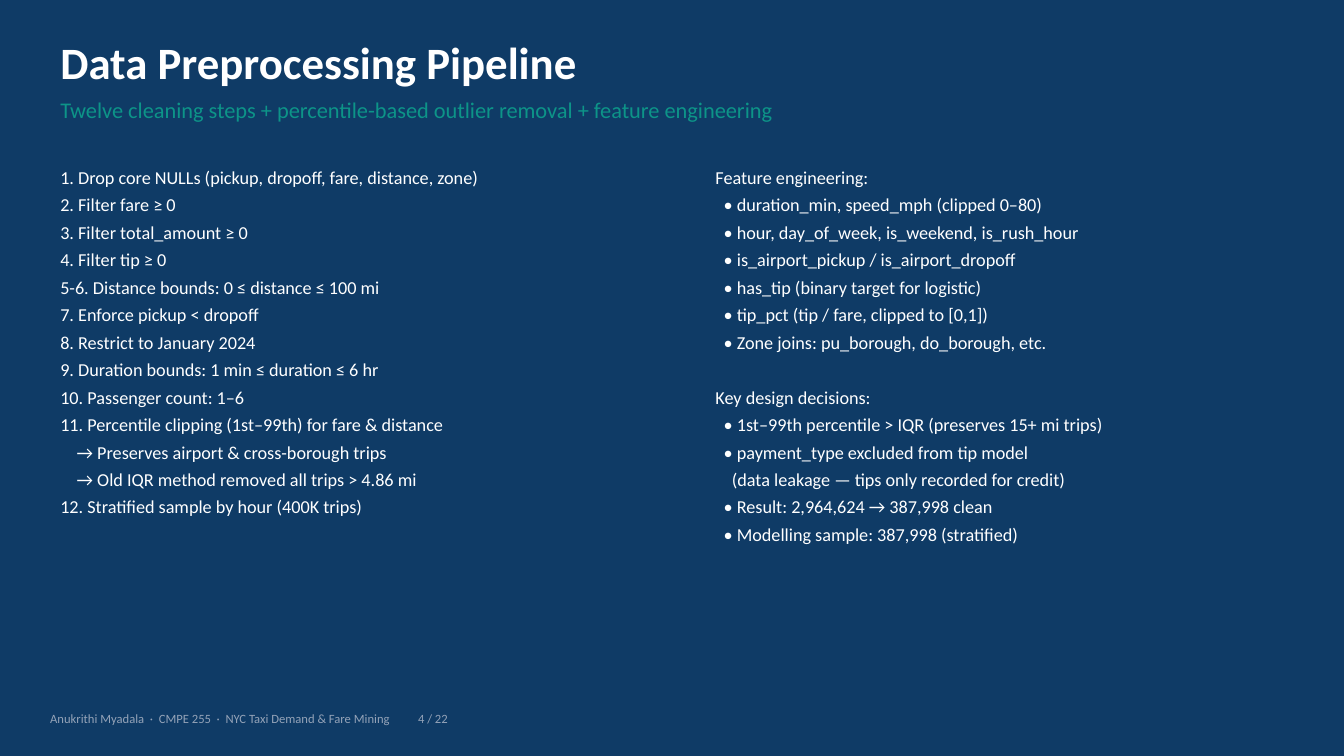
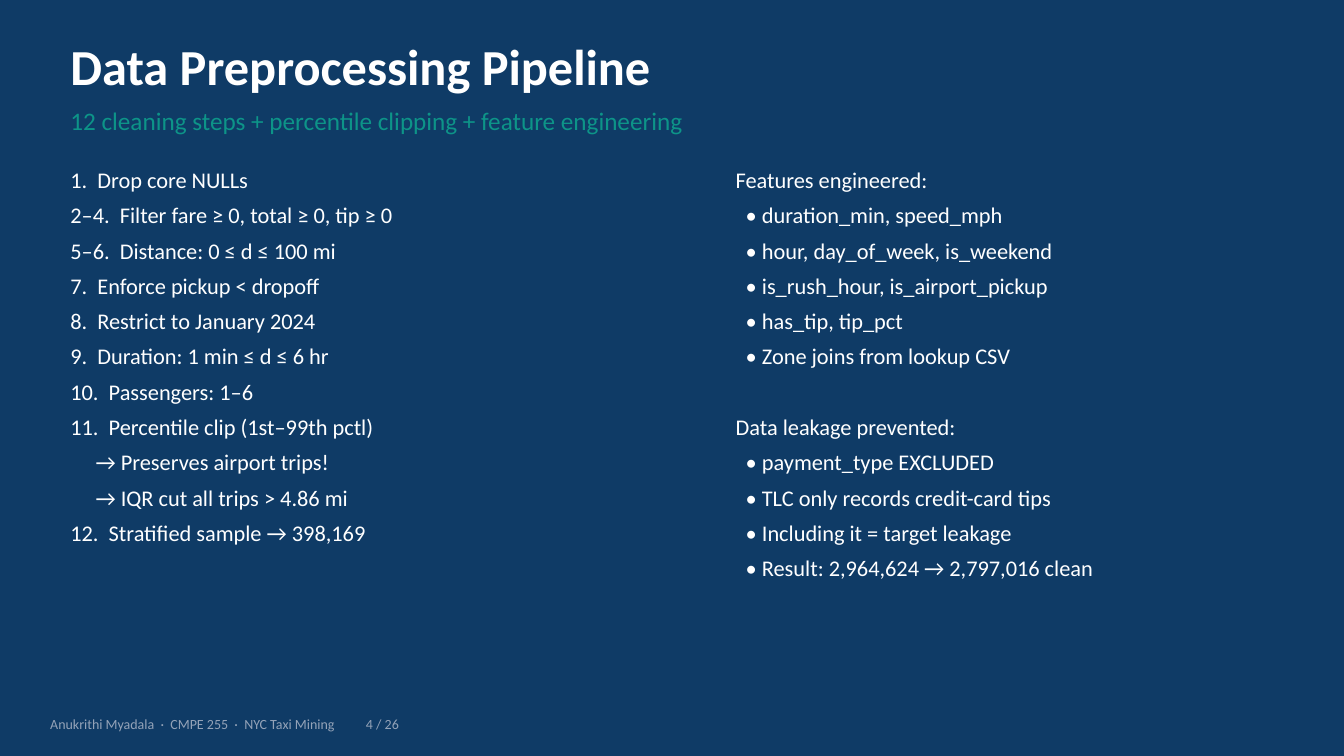
Before and after one commit to anu-myadala/255finalprojectanu, a slide deck: slide 4 of Taxi_Project_Presentation.pptx. Drawn at 1344x756 pixels with LibreOffice and Linux fonts; fonts in the diff are those of the drawing. Boxes give left, top, right and bottom in pixels: in the first picture for what was removed or moved away, otherwise in the second. Text is boxed around its words. In the diff, an @@ line names an element or a change of style, - is before the commit and + after.

```diff
--- a/Taxi_Project_Presentation.pptx
+++ b/Taxi_Project_Presentation.pptx
@@ text "Data Preprocessing Pipeline": place and size @@
-text "Data Preprocessing Pipeline" at box(60, 47, 576, 87)
+text "Data Preprocessing Pipeline" at box(70, 49, 651, 94)
@@ text "Data Preprocessing Pipeline" at box(70, 49, 651, 94): size 32 to 36 pt @@
@@ text at box(70, 112, 682, 134): text changed; size 16 to 18 pt @@
-Twelve cleaning steps + percentile-based outlier removal + feature engineering
+12 cleaning steps + percentile clipping + feature engineering
@@ text "1. Drop core NULLs": place and size @@
-text "1. Drop core NULLs" at box(60, 171, 477, 516)
+text "1. Drop core NULLs" at box(70, 173, 392, 545)
@@ text at box(70, 173, 392, 259): text changed; size 13 to 16 pt @@
-1. Drop core NULLs (pickup, dropoff, fare, distance, zone)
-2. Filter fare ≥ 0
-3. Filter total_amount ≥ 0
-4. Filter tip ≥ 0
-5-6. Distance bounds: 0 ≤ distance ≤ 100 mi
+1. Drop core NULLs
+2–4. Filter fare ≥ 0, total ≥ 0, tip ≥ 0
+5–6. Distance: 0 ≤ d ≤ 100 mi
@@ text at box(736, 172, 1093, 579): text changed; size 13 to 16 pt @@
-Feature engineering:
-• duration_min, speed_mph (clipped 0–80)
-• hour, day_of_week, is_weekend, is_rush_hour
-• is_airport_pickup / is_airport_dropoff
-• has_tip (binary target for logistic)
-• tip_pct (tip / fare, clipped to [0,1])
-• Zone joins: pu_borough, do_borough, etc.
-Key design decisions:
-• 1st–99th percentile > IQR (preserves 15+ mi trips)
-• payment_type excluded from tip model
-(data leakage — tips only recorded for credit)
-• Result: 2,964,624 → 387,998 clean
-• Modelling sample: 387,998 (stratified)
+Features engineered:
+• duration_min, speed_mph
+• hour, day_of_week, is_weekend
+• is_rush_hour, is_airport_pickup
+• has_tip, tip_pct
+• Zone joins from lookup CSV
+Data leakage prevented:
+• payment_type EXCLUDED
+• TLC only records credit-card tips
+• Including it = target leakage
+• Result: 2,964,624 → 2,797,016 clean
@@ text at box(70, 278, 319, 333): size 13 to 16 pt in "7. Enforce pickup < dropoff", "8. Restrict to January 2024"; more space between paragraphs @@
@@ text at box(70, 348, 374, 545): text changed; size 13 to 16 pt @@
-9. Duration bounds: 1 min ≤ duration ≤ 6 hr
-10. Passenger count: 1–6
-11. Percentile clipping (1st–99th) for fare & distance
-→ Preserves airport & cross-borough trips
-→ Old IQR method removed all trips > 4.86 mi
-12. Stratified sample by hour (400K trips)
+9. Duration: 1 min ≤ d ≤ 6 hr
+10. Passengers: 1–6
+11. Percentile clip (1st–99th pctl)
+→ Preserves airport trips!
+→ IQR cut all trips > 4.86 mi
+12. Stratified sample → 398,169
@@ text at box(50, 719, 399, 732): text changed; size 9 to 10 pt @@
-Anukrithi Myadala · CMPE 255 · NYC Taxi Demand & Fare Mining 4 / 22
+Anukrithi Myadala · CMPE 255 · NYC Taxi Mining 4 / 26
```
Also in this commit, not shown: 18 other slides changed, 7 slides added, 3 slides removed, 3 other files.
